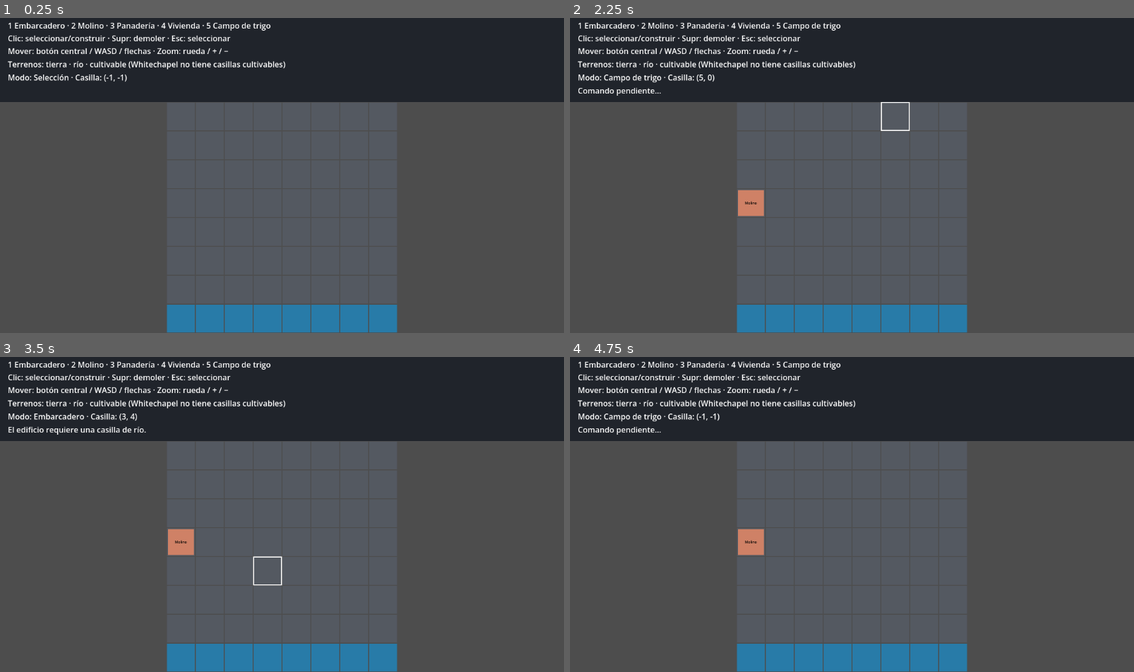
Above: before the commit, frames 1-4 (two rows, left to right).
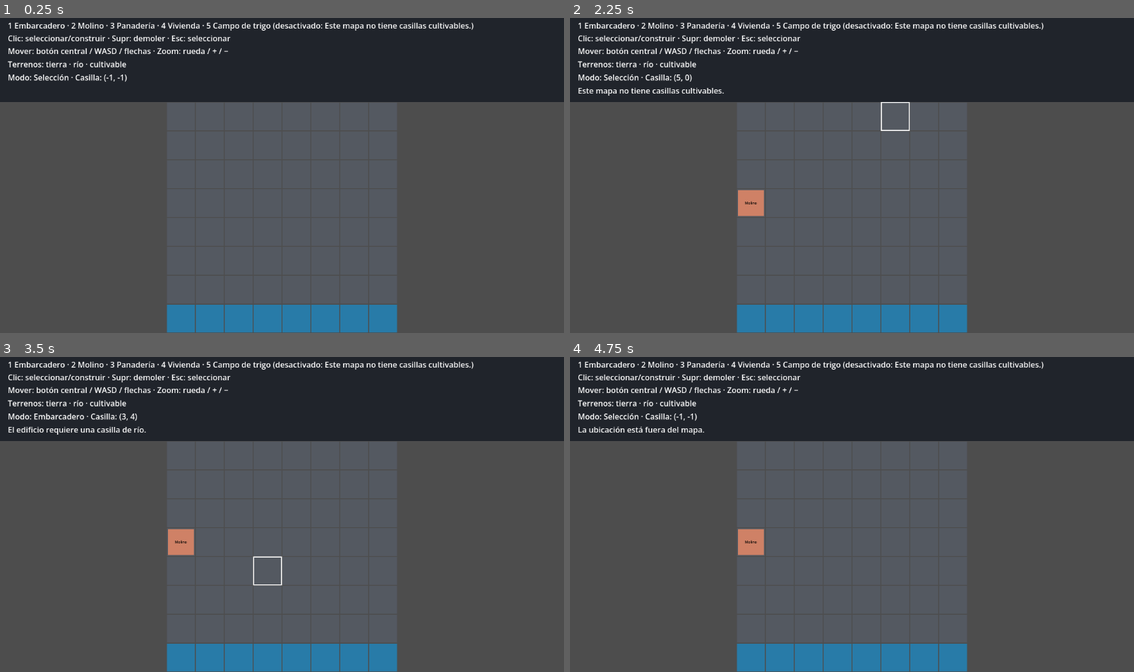
Above: after the commit, the same moments.

Repository: Palehour/londinium
Game: Godot game, scene res://scenes/main.tscn
Two runs of this game, one before a commit and one after it. Both use one fixed random seed, a clock stepped at 60 frames per second and the inputs below.
Inputs (mouse positions are in pixels of both pictures, inside the frame that each line leads up to):
- Up to frame 1 (0.25 s): no input
- Up to frame 2 (2.25 s): tap Enter at 0.5 s; move the mouse to (976, 159) at 0.52 s; hold D 0.53-1.25 s; tap 1 at 0.6 s; click (976, 159) at 0.67 s; tap 2 at 0.8 s; tap Space at 1.25 s; drag from (739, 191) to (823, 238) at 1.27 s; move the mouse to (908, 106) at 2.02 s; hold D from 2.03 s (still down); tap 5 at 2.1 s; click (908, 106) at 2.17 s
- Up to frame 3 (3.5 s): tap 1 at 2.3 s; release D at 2.75 s; tap Enter at 2.75 s; drag from (253, 577) to (112, 467) at 2.77 s
- Up to frame 4 (4.75 s): tap Space at 3.5 s; move the mouse to (1021, 561) at 3.52 s; hold A 3.53-4.25 s; tap 2 at 3.6 s; click (1021, 561) at 3.67 s; tap 5 at 3.8 s; tap Enter at 4.25 s; drag from (682, 467) to (767, 432) at 4.27 s

The runs differ from the first frame. In frame 1, 0.7% of the frame differs, in the area x 22-84%, y 1-17%; in frame 2, 1.2%, in the area x 1-84%, y 1-25%; in frame 3, 0.7%; in frame 4, 1.2%.

Commit message:
fix(ui): disable wheat field shortcut on non-cultivable maps

Diff:
--- a/src/game/map_view/map_view.gd
+++ b/src/game/map_view/map_view.gd
@@ -10,6 +10,7 @@
 var _building_type: StringName = &""
 var _status: Label
 var _mode: Label
+var _help: Label
 
 
 func _ready() -> void:
@@ -42,16 +43,14 @@
 		help.add_child(label)
 	_mode = help.get_child(2) as Label
 	_status = help.get_child(3) as Label
+	_help = help.get_child(0) as Label
 	# Mount last so issue #9 draws and receives input above the header and help.
 	var panel_mount: Control = Control.new()
 	panel_mount.name = "PanelMount"
 	panel_mount.mouse_filter = Control.MOUSE_FILTER_IGNORE
 	layer.add_child(panel_mount)
-	var labels: Array[String] = []
-	for id: StringName in TYPES:
-		labels.append(presentation.labels[id])
-	(help.get_child(0) as Label).text = Strings.HELP % labels
 	session = GameSession.new(loaded.catalog, Params.new(loaded.catalog, loaded.catalog.roles[&"neutral_administrator"]))
+	_update_help()
 	geometry = MapGeometry.new(Vector2i(session.context.map.width, session.context.map.height), presentation.layout["cell_size"], _map_viewport(), presentation.camera["max_zoom_factor"])
 	_snapshot = session.get_snapshot()
 	session.snapshot_changed.connect(_snapshot_received)
@@ -63,6 +62,15 @@
 	get_viewport().size_changed.connect(_resized)
 	_update_mode()
 	queue_redraw()
+
+
+func _update_help() -> void:
+	var labels: Array[String] = []
+	for id: StringName in TYPES:
+		var label: String = presentation.labels[id]
+		var reason: String = presentation.building_unavailable_reason(id, session.context.map)
+		labels.append(label if reason.is_empty() else Strings.DISABLED_BUILDING % [label, reason])
+	_help.text = Strings.HELP % labels
 
 
 func _show_load_error(layer: CanvasLayer, errors: Array[String]) -> void:
@@ -110,7 +118,11 @@
 	var zoom_step: float = presentation.camera["zoom_step"]
 	if event is InputEventKey and event.pressed and not event.echo:
 		if event.keycode >= KEY_1 and event.keycode <= KEY_5:
-			_building_type = TYPES[event.keycode - KEY_1]
+			var type: StringName = TYPES[event.keycode - KEY_1]
+			var reason: String = presentation.building_unavailable_reason(type, session.context.map)
+			_building_type = type if reason.is_empty() else &""
+			if not reason.is_empty():
+				_status.text = reason
 		elif event.keycode == KEY_ESCAPE:
 			_building_type = &""
 		elif event.keycode == KEY_DELETE and geometry.selected != Vector2i(-1, -1):
--- a/src/ui/map_presentation.gd
+++ b/src/ui/map_presentation.gd
@@ -57,6 +57,11 @@
 	return value is String and Color.html_is_valid(value)
 
 
+func building_unavailable_reason(id: StringName, map: MapDef) -> String:
+	# This disables a UI affordance; placement validation still belongs to BuildCommand.
+	return Strings.NO_CULTIVABLE_CELLS if id == &"wheat_field" and map.cultivable_cells.is_empty() else ""
+
+
 func _load_numbers(raw: Variant, keys: Array[String], target: Dictionary[String, float]) -> void:
 	for key: String in keys:
 		var value: Variant = raw.get(key) if raw is Dictionary else null
--- a/src/ui/strings.gd
+++ b/src/ui/strings.gd
@@ -3,7 +3,9 @@
 
 const HELP: String = "1 %s · 2 %s · 3 %s · 4 %s · 5 %s\nClic: seleccionar/construir · Supr: demoler · Esc: seleccionar\nMover: botón central / WASD / flechas · Zoom: rueda / + / −"
 const LOADING: String = "Cargando mapa…"
-const LEGEND: String = "Terrenos: tierra · río · cultivable (Whitechapel no tiene casillas cultivables)"
+const LEGEND: String = "Terrenos: tierra · río · cultivable"
+const NO_CULTIVABLE_CELLS: String = "Este mapa no tiene casillas cultivables."
+const DISABLED_BUILDING: String = "%s (desactivado: %s)"
 const SELECT: String = "Selección"
 const MODE: String = "Modo: %s · Casilla: %s"
 const PENDING: String = "Comando pendiente…"
--- /dev/null
+++ b/tests/game/test_wheat_field_availability.gd
@@ -0,0 +1,63 @@
+extends GutTest
+
+
+func _fixture(has_cultivable_cells: bool) -> Node2D:
+	var viewport: SubViewport = SubViewport.new()
+	viewport.size = Vector2i(1152, 800)
+	add_child_autofree(viewport)
+	var scene: Node = (load("res://scenes/main.tscn") as PackedScene).instantiate()
+	viewport.add_child(scene)
+	var view: Node2D = scene.get_node("Map") as Node2D
+	(view.get("clock") as SimClock).speed = 0
+	var session: GameSession = view.get("session") as GameSession
+	var map: MapDef = MapDef.new()
+	map.width = 8
+	map.height = 8
+	if has_cultivable_cells:
+		map.cultivable_cells.append(Vector2i(2, 2))
+	session.context.map = map
+	view.call("_update_help")
+	return view
+
+
+func _press(view: Node2D, key: Key) -> void:
+	var event: InputEventKey = InputEventKey.new()
+	event.keycode = key
+	event.pressed = true
+	view.call("_unhandled_input", event)
+
+
+func test_no_cultivable_cells_disables_help_and_shortcut_with_same_reason() -> void:
+	var view: Node2D = _fixture(false)
+	var help: String = (view.get("_help") as Label).text
+	assert_string_contains(help, "desactivado")
+	assert_string_contains(help, "Este mapa no tiene casillas cultivables.")
+	_press(view, KEY_2)
+	assert_eq(view.get("_building_type"), &"mill")
+	_press(view, KEY_5)
+	assert_eq(view.get("_building_type"), &"")
+	var reason: String = (view.get("_status") as Label).text
+	assert_eq(reason, "Este mapa no tiene casillas cultivables.")
+	assert_string_contains(help, reason)
+	var session: GameSession = view.get("session") as GameSession
+	var geometry: MapGeometry = view.get("geometry") as MapGeometry
+	var presentation: MapPresentation = view.get("presentation") as MapPresentation
+	var click: InputEventMouseButton = InputEventMouseButton.new()
+	click.button_index = MOUSE_BUTTON_LEFT
+	click.pressed = true
+	click.position = geometry.cell_to_screen(Vector2i(2, 2)) + Vector2(0, presentation.layout["header_height"])
+	view.call("_unhandled_input", click)
+	session.simulation.tick()
+	session.publish_tick()
+	assert_true(session.get_snapshot()["economy"]["buildings"].is_empty())
+
+
+func test_cultivable_cells_keep_normal_help_and_construction_mode() -> void:
+	var view: Node2D = _fixture(true)
+	var help: String = (view.get("_help") as Label).text
+	assert_string_contains(help, "5 Campo de trigo")
+	assert_false(help.contains("desactivado"))
+	assert_false(help.contains("Este mapa no tiene casillas cultivables."))
+	_press(view, KEY_5)
+	assert_eq(view.get("_building_type"), &"wheat_field")
+	assert_ne((view.get("_status") as Label).text, "Este mapa no tiene casillas cultivables.")
Not shown, added: tests/game/test_wheat_field_availability.gd.uid
Not shown, changed: .github/screenshots/issue-8-map.png
